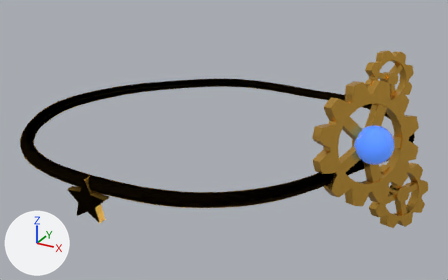
An edit to the glTF model public/avatar/items/circlet_gear.glb, drawn before and after from the same camera.
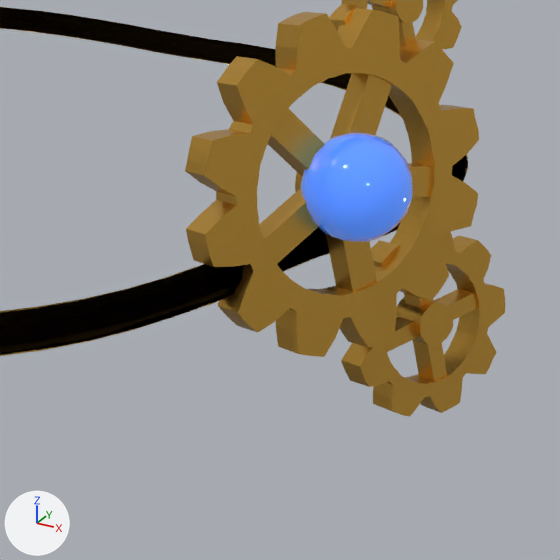
Each version appears first whole from a 50 mm lens placed at (0.104, -0.2751, 1.1979), pointed at (-0.0298, -0.0319, 1.0763), and next in a close-up on the part from 55% to 100% of the width and 28% to 100% of the height. Arrows for +X, +Y and +Z are at lower left; the lights stay in place. The first two pictures are the older version. Vertices at exactly the same position are counted once.

Objects in the first close-up: 'circlet_gear_gem', 'circlet_gear_gold'.
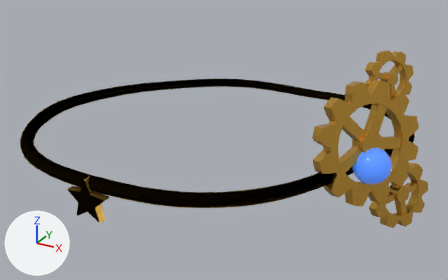
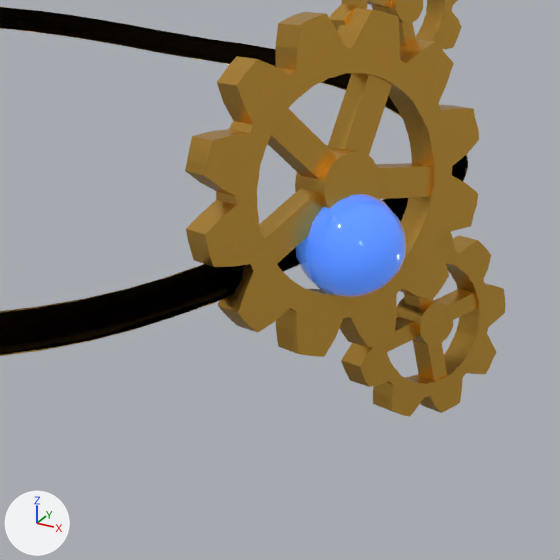
The newer file adds a shape key; the second version is drawn at full value of the shape key 'face_short' of 'circlet_gear_gem', and the change is written as the vertex moves it makes.

Pixel boxes (x1, y1, x2, y2) of what changed, in the close-ups (560 x 560 px; the box of a moved part takes in the faces that stretch with it):
'circlet_gear_gem', reshaped: before (301, 133, 413, 242); after (296, 194, 406, 297)
part 1 of me_circlet_gear_gem, moved or reshaped: before (328, 133, 412, 180); after (340, 194, 405, 240)
part 2 of me_circlet_gear_gem, moved or reshaped: before (301, 138, 412, 209); after (298, 201, 405, 268)
part 3 of me_circlet_gear_gem, moved or reshaped: before (411, 177, 413, 196); after (404, 235, 406, 254)
part 4 of me_circlet_gear_gem, moved or reshaped: before (314, 222, 375, 242); after (310, 279, 369, 297)
part 5 of me_circlet_gear_gem, moved or reshaped: before (331, 169, 412, 236); after (324, 227, 405, 292)
part 6 of me_circlet_gear_gem, moved or reshaped: before (301, 163, 343, 233); after (296, 221, 337, 290)
part 7 of me_circlet_gear_gem, moved or reshaped: before (344, 232, 388, 242); after (364, 287, 382, 295)

Edits to the bpy script that builds the scene:
```text
Change me_circlet_gear_gem:
    used by ob_circlet_gear_gem; location = (0.0, 0.0, 0.0)
    remove me_circlet_gear_gem.from_pydata(...)  # 146 vertices, 288 faces; spans x 0.0433..0.0583, y -0.069..-0.054, z 1.0951..1.1101
    add me_circlet_gear_gem.from_pydata(...)  # 146 vertices, 288 faces; spans x 0.0433..0.0583, y -0.069..-0.054, z 1.0868..1.1013
    me_circlet_gear_gem part 1: 56 of the vertices in x 0.0433..0.0579, y -0.0638..-0.054, z 1.1003..1.1101 are moved by (0.0, 0.0, -0.0088)
    me_circlet_gear_gem part 2: 23 of the vertices in x 0.0437..0.0583, y -0.0676..-0.0615, z 1.1003..1.1087 are moved by (0.0, 0.0, -0.0087)
    me_circlet_gear_gem part 3: 1 of the vertices in x 0.0578, y -0.0587, z 1.1026 are moved by (0.0, 0.0, -0.0087)
    me_circlet_gear_gem part 4: 10 of the vertices in x 0.0464..0.0531, y -0.0676..-0.0584, z 1.0965..1.0982 are moved by (0.0, 0.0, -0.0085)
    me_circlet_gear_gem part 5: 9 of the vertices in x 0.0508..0.0579, y -0.069..-0.0615, z 1.1003..1.105 are moved by (0.0, 0.0, -0.0085)
    me_circlet_gear_gem part 6: 4 of the vertices in x 0.0457..0.0481, y -0.0685..-0.0665, z 1.1003..1.105 are moved by (0.0, 0.0, -0.0085)
    me_circlet_gear_gem part 7: all 15 vertices in x 0.0508..0.0552, y -0.0646..-0.0584, z 1.0951..1.0965 are moved by (0.0, 0.0, -0.0082)
    other edits to the shape of me_circlet_gear_gem do not show in these pictures
```
